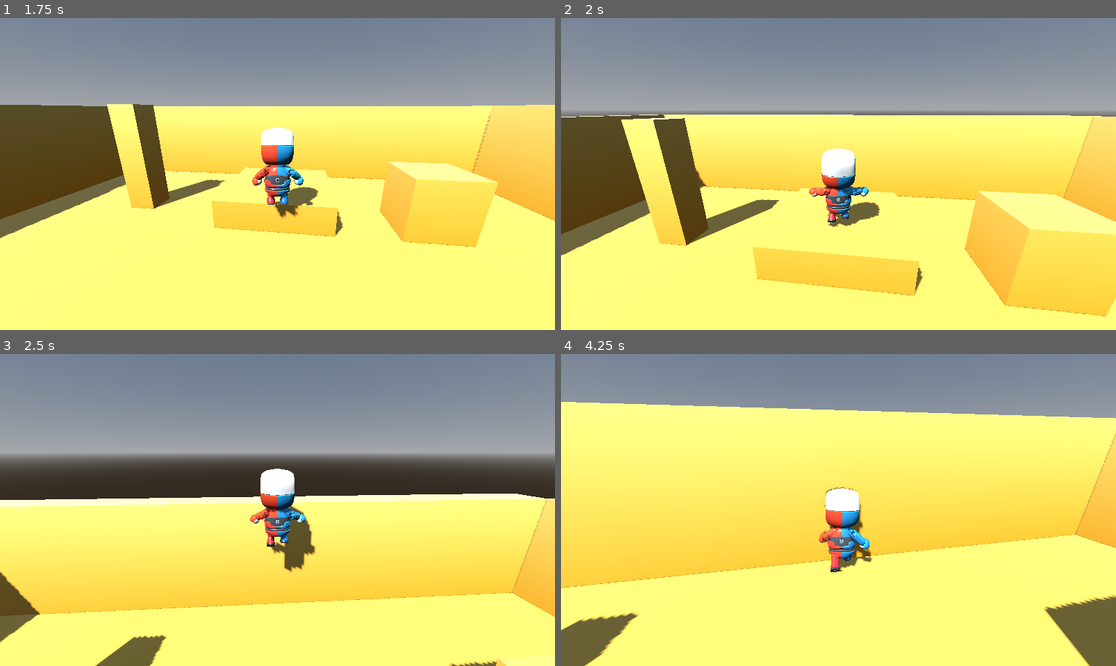
Above: before the commit, frames 1-4 (two rows, left to right).
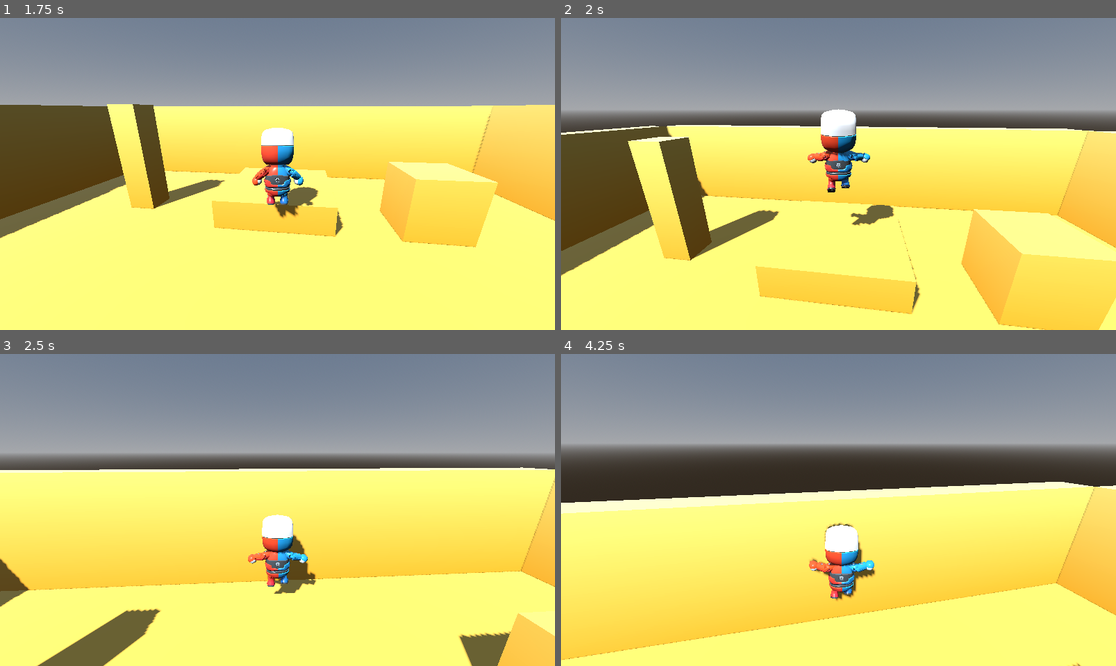
Above: after the commit, the same moments.

Repository: bistlaudio/Attimo
Game: Godot game, scene res://scenes/test/test_scene.tscn
Same seed, same stepped clock (60 frames per second), same inputs: the game is played once before the commit and once after it.
Inputs (mouse positions are in pixels of both pictures, inside the frame that each line leads up to):
- Up to frame 1 (1.75 s): tap Enter at 0.5 s; move the mouse to (305, 174) at 0.52 s; hold Space (jump) 0.53-1.28 s; hold W (move_forward) from 0.53 s (still down); click (305, 174) at 0.67 s; move the mouse to (249, 174) at 1.27 s; right-click (249, 174) at 1.35 s; tap Space (jump) at 1.52, 1.55 s
- Up to frame 2 (2 s): keep holding W (move_forward); tap Space (jump) at 1.82 s
- Up to frame 3 (2.5 s): keep holding W (move_forward); move the mouse to (288, 503) at 2.02 s; hold Space (jump) from 2.03 s (still down); tap Middle mouse button (camera_recenter) at 2.1 s
- Up to frame 4 (4.25 s): keep holding W (move_forward); move the mouse to (832, 516) at 2.77 s; release Space (jump) at 2.78 s; tap Q (dash) at 2.85 s; click (832, 516) at 2.92 s; tap Space (jump) at 3.02, 3.05, 3.32 s; move the mouse to (877, 513) at 3.52 s; hold Space (jump) from 3.53 s (still down); tap E (interact) at 3.6 s

Frame 1 is identical in both runs. In frame 2, 20% of the frame differs, in the area x 0-100%, y 29-100%; in frame 3, 25%; in frame 4, 69%, in the area x 0-100%, y 15-100%.

Commit message:
feat(02-05): one double jump per airtime with the double_jumped fact
- DoubleJump state sets the rise to double_jump_height, keeps momentum, obeys the release cut
- AirState rule 3: an unspent air jump past coyote and outside the landing window becomes the double jump
- test_dash and test_mannequin_animation hold the jump, since a released jump is now cut

Co-Authored-By: Claude Sonnet 5.5 <noreply@anthropic.com>

Diff:
--- a/attimo/scenes/player/player.tscn
+++ b/attimo/scenes/player/player.tscn
@@ -10,6 +10,7 @@
 [ext_resource type="Script" path="res://scripts/player/states/fall.gd" id="8_fall"]
 [ext_resource type="Script" path="res://scripts/player/states/dash.gd" id="9_dash"]
 [ext_resource type="Resource" path="res://resources/player/movement_default.tres" id="10_cfg"]
+[ext_resource type="Script" path="res://scripts/player/states/double_jump.gd" id="11_double_jump"]
 
 [sub_resource type="CapsuleShape3D" id="CapsuleShape3D_body"]
 radius = 0.5
@@ -39,6 +40,9 @@
 [node name="Jump" type="Node" parent="StateMachine"]
 script = ExtResource("4_jump")
 
+[node name="DoubleJump" type="Node" parent="StateMachine"]
+script = ExtResource("11_double_jump")
+
 [node name="Run" type="Node" parent="StateMachine"]
 script = ExtResource("7_run")
 
--- a/attimo/scripts/player/states/air_state.gd
+++ b/attimo/scripts/player/states/air_state.gd
@@ -53,4 +53,6 @@
 		return &"Jump"
 	if actor.vertical_speed <= 0.0 and actor.will_land_within(actor.config.jump_buffer_time):
 		return &""
+	if actor.air_jump_available:
+		return &"DoubleJump"
 	return &""
--- /dev/null
+++ b/attimo/scripts/player/states/double_jump.gd
@@ -0,0 +1,19 @@
+extends AirState
+## DoubleJump: the one air jump of an airtime (D-07, D-08). Sets the rise to the speed of
+## config.double_jump_height (set, not added; A19), keeps the horizontal momentum, and obeys the release
+## cut like every jump (D-04). Emits the double_jumped fact on enter. Landing refills the air jump.
+
+
+func enter(_previous: StringName) -> void:
+	actor.consume_jump()
+	actor.air_jump_available = false
+	actor.vertical_speed = actor.config.jump_speed(actor.config.double_jump_height)
+	apply_jump_cut()
+	EventBus.double_jumped.emit(actor.global_position)
+
+
+func _air_update(_delta: float) -> StringName:
+	apply_jump_cut()
+	if actor.vertical_speed <= 0.0:
+		return &"Fall"
+	return &""
--- a/attimo/tests/smoke/test_dash.gd
+++ b/attimo/tests/smoke/test_dash.gd
@@ -62,7 +62,8 @@
 func _scenario_air_dash(tree: SceneTree, check: Callable) -> void:
 	var player: PlayerController = _begin(tree)
 	await Fixtures.wait_physics(tree, 5)
-	await Fixtures.tap_action(tree, &"jump")
+	# The jump is held: a released button cuts the rise (D-04) and would end the airtime early.
+	Input.action_press(&"jump")
 	await Fixtures.wait_physics(tree, 8)
 	check.call(player.state_machine.current.name == &"Jump", "(3) still in Jump before the dash (got %s)" % player.state_machine.current.name)
 	await Fixtures.tap_action(tree, &"dash")
@@ -74,6 +75,7 @@
 	check.call(player.state_machine.current.name == &"Fall", "(3) Fall after DASH_TIME (got %s)" % player.state_machine.current.name)
 	var settled: int = await Fixtures.wait_until(tree, func() -> bool: return _landed.size() == 1 and player.state_machine.current.name == &"Idle", 90)
 	check.call(settled >= 0, "(3) the jump ends with exactly one landed fact and Idle within 90 ticks (landed %d, state %s)" % [_landed.size(), player.state_machine.current.name])
+	Input.action_release(&"jump")
 	await _end(player, check, "(3)")
 
 
--- a/attimo/tests/smoke/test_jump.gd
+++ b/attimo/tests/smoke/test_jump.gd
@@ -275,7 +275,7 @@
 	_reset()
 	await _jump_to_apex(tree, player)
 	_press_jump()
-	await Fixtures.wait_physics(tree, 1)
+	await Fixtures.wait_until(tree, func() -> bool: return _double.size() >= 1, 6)
 	check.call(_double.size() == 1, "(f) a held press at the apex emits exactly one double_jumped (got %d)" % _double.size())
 	var start_y: float = _double_y[0] if not _double_y.is_empty() else 0.0
 	var rise: float = await _rise_above(tree, player, start_y)
@@ -292,7 +292,7 @@
 	_reset()
 	await _jump_to_apex(tree, player)
 	_tap_jump()
-	await Fixtures.wait_physics(tree, 1)
+	await Fixtures.wait_until(tree, func() -> bool: return _double.size() >= 1, 6)
 	check.call(_double.size() == 1, "(g) a tap at the apex emits exactly one double_jumped (got %d)" % _double.size())
 	var start_y: float = _double_y[0] if not _double_y.is_empty() else 0.0
 	var rise: float = await _rise_above(tree, player, start_y)
@@ -353,7 +353,10 @@
 	var config: MovementConfig = player.config
 	_reset()
 	await _jump_to_apex(tree, player)
-	_tap_jump()
+	_press_jump()
+	await Fixtures.wait_until(tree, func() -> bool: return _double.size() >= 1, 6)
+	await Fixtures.wait_until(tree, func() -> bool: return player.vertical_speed <= 0.0, 120)
+	_release_jump()
 	await Fixtures.wait_until(tree, func() -> bool: return player.vertical_speed < 0.0 and not player.will_land_within(config.jump_buffer_time * 3.0), 240)
 	var far_above: bool = not player.is_grounded() and not player.will_land_within(config.jump_buffer_time * 3.0)
 	_tap_jump()
--- a/attimo/tests/smoke/test_mannequin_animation.gd
+++ b/attimo/tests/smoke/test_mannequin_animation.gd
@@ -47,7 +47,9 @@
 	check.call(_max_pose_delta(skeleton, pose_b) > POSE_CHANGE_EPSILON, "bone poses still change past one clip length (Idle_A loops)")
 
 	# Space -> Jump_Start.
-	await Fixtures.tap_action(tree, &"jump", 2)
+	# Held through the rise: a released button cuts the jump (D-04) and the descent would be too short to see Fall.
+	Input.action_press(&"jump")
+	await Fixtures.wait_physics(tree, 2)
 	var reached_jump: bool = playback.get_current_node() == &"Jump"
 	for i: int in 3:
 		if reached_jump:
@@ -69,6 +71,7 @@
 		if fsm_idle_again and seen.has(&"Land") and node == &"Locomotion":
 			back_in_locomotion = true
 			break
+	Input.action_release(&"jump")
 	check.call(fsm_idle_again, "FSM reports Idle again after the jump")
 	check.call(seen.has(&"Fall"), "tree passed through Fall on the way down (seen %s)" % [seen.keys()])
 	check.call(seen.has(&"Land"), "tree played Land on the way back (seen %s)" % [seen.keys()])
Not shown, added: attimo/scripts/player/states/double_jump.gd.uid
